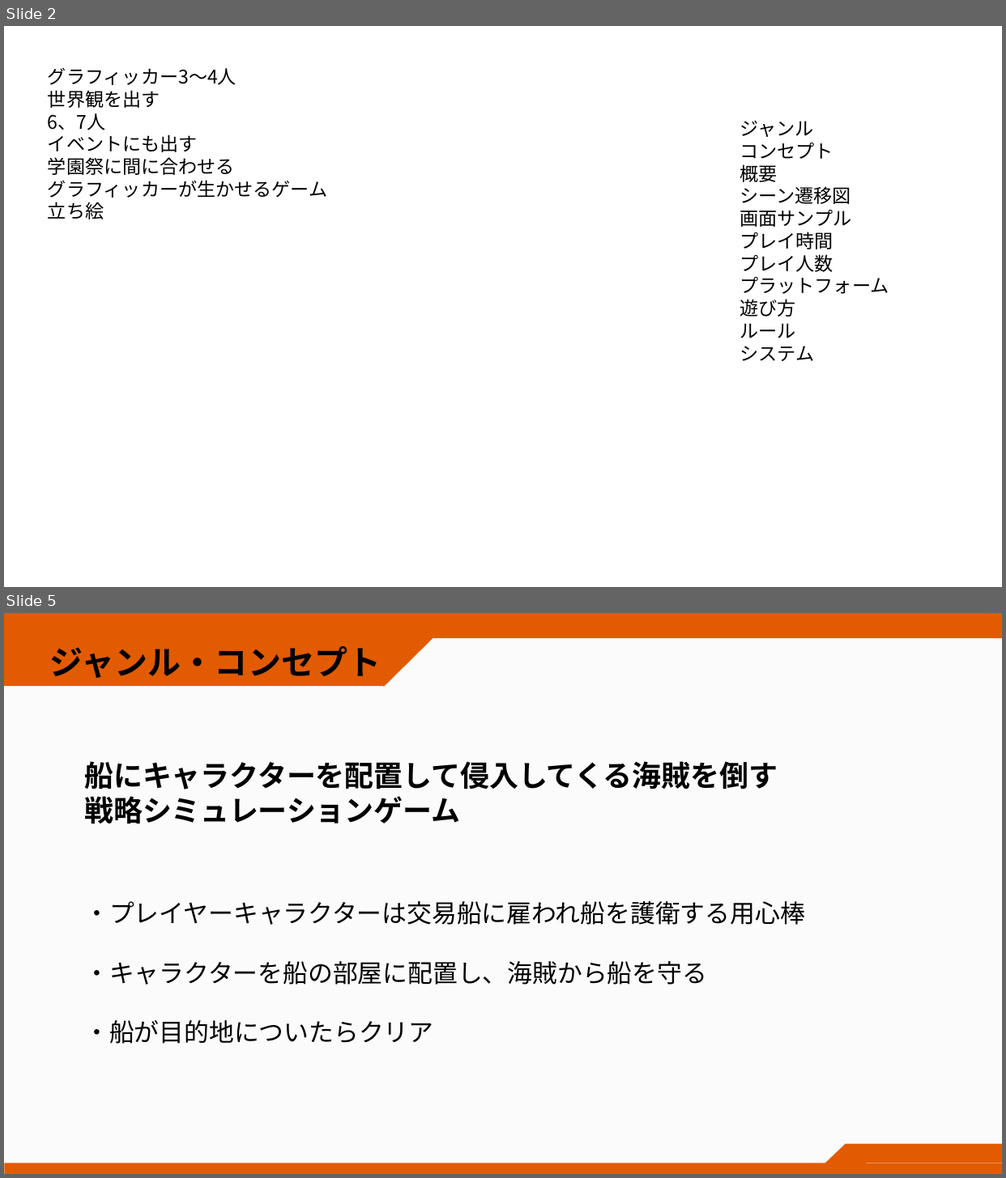
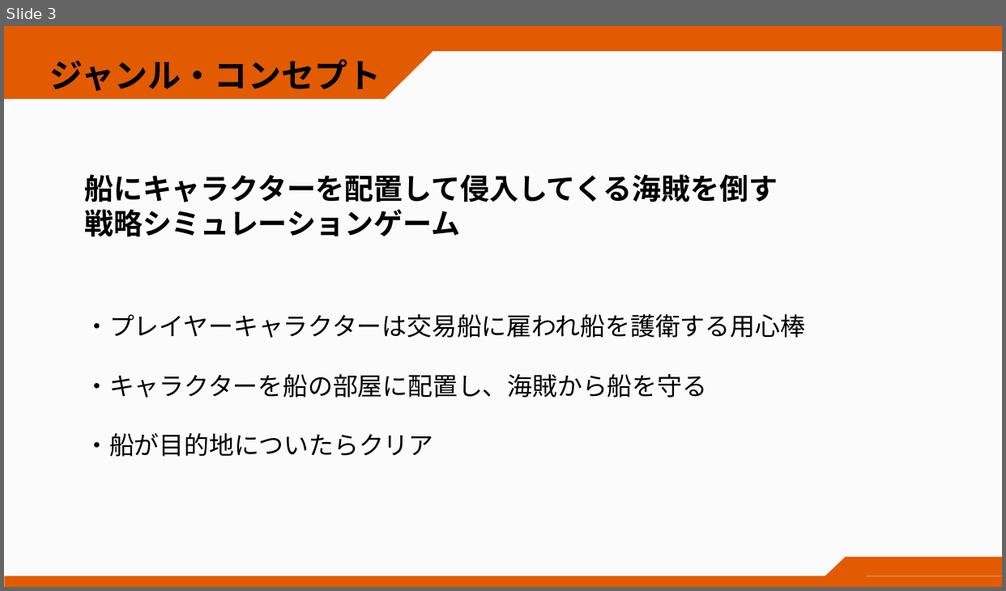
Before and after one commit to takeuchidaina/CircleProject_TowerDefense, a slide deck: 書類やスケジュール/サークル作品１.pptx. Shown one above the other, each under a label of ours: slides 2 and 5 before the commit, slide 3 after it; the slides between them are not shown. The pictures are 1006x1178 and 1006x591 pixels, drawn with LibreOffice and Linux fonts; fonts in the diff are those of the drawing; background and template pictures are left out. Boxes give left, top, right and bottom in pixels: in the first picture for what was removed or moved away, otherwise in the second. Text is boxed around its words. In the diff, an @@ line names an element or a change of style, - is before the commit and + after.

```diff
--- a/書類やスケジュール/サークル作品１.pptx
+++ b/書類やスケジュール/サークル作品１.pptx
@@ slide 2 removed at (4,26,1002,587), background #FFFFFF @@
@@ text removed at (48,68,327,220) @@
-グラフィッカー3～4人
-世界観を出す
-6、7人
-イベントにも出す
-学園祭に間に合わせる
-グラフィッカーが生かせるゲーム
-立ち絵
@@ text removed at (739,120,889,361) @@
-ジャンル
-コンセプト
-概要
-シーン遷移図
-画面サンプル
-プレイ時間
-プレイ人数
-プラットフォーム
-遊び方
-ルール
-システム
@@ what was slide 5 is now slide 3 @@
```
Also in this commit, not shown: 2 slides changed, 2 slides added, 2 other slides removed.
